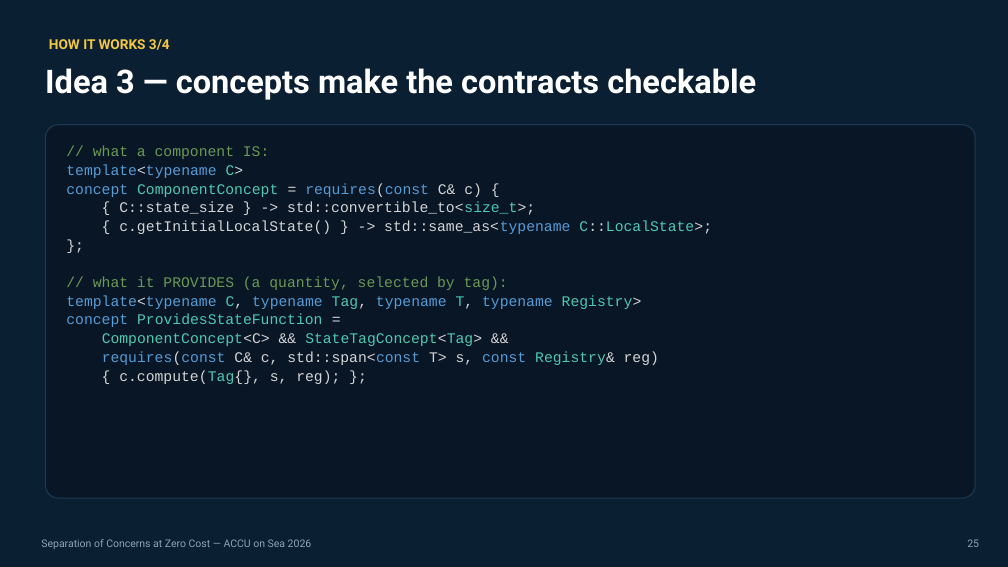
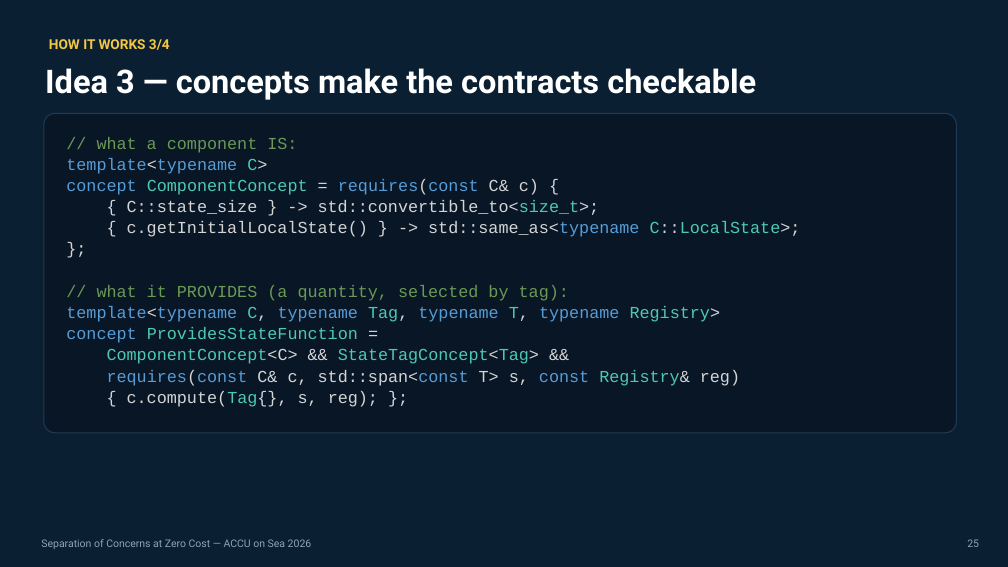
Before and after one commit to jedrzejmichalczyk/accu-on-sea-2026-modular-physics, a slide deck: slide 25 of slides/ACCU-Separation-of-Concerns-at-Zero-Cost.pptx. Drawn at 1008x567 pixels with LibreOffice and Linux fonts; fonts in the diff are those of the drawing. Boxes give left, top, right and bottom in pixels: in the first picture for what was removed or moved away, otherwise in the second. Text is boxed around its words. In the diff, an @@ line names an element or a change of style, - is before the commit and + after.

```diff
--- a/slides/ACCU-Separation-of-Concerns-at-Zero-Cost.pptx
+++ b/slides/ACCU-Separation-of-Concerns-at-Zero-Cost.pptx
@@ rounded rectangle: place and size @@
-rounded rectangle at [45, 125, 975, 498]
+rounded rectangle at [44, 113, 957, 433]
@@ text "// what a component IS:": place and size @@
-text "// what a component IS:" at [66, 146, 712, 384]
+text "// what a component IS:" at [66, 137, 801, 407]
@@ text "// what a component IS:" at [66, 137, 801, 407]: size 14 to 16 pt @@
```
Also in this commit, not shown: 10 other slides changed, 3 other files.
